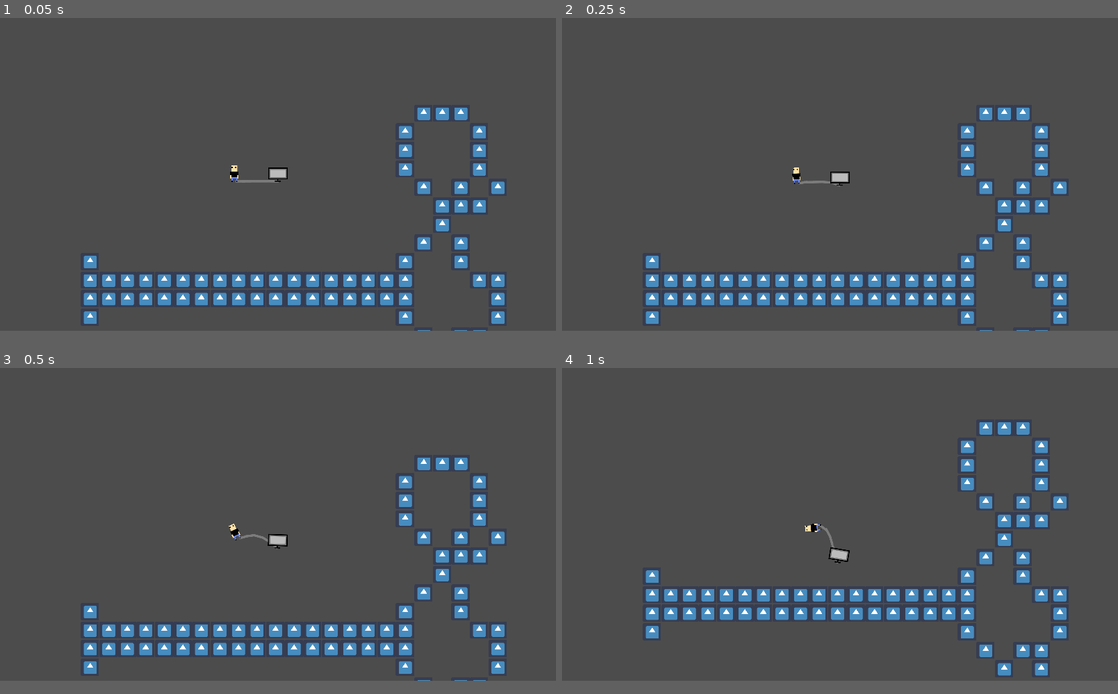
Above: before the commit, frames 1-4 (two rows, left to right).
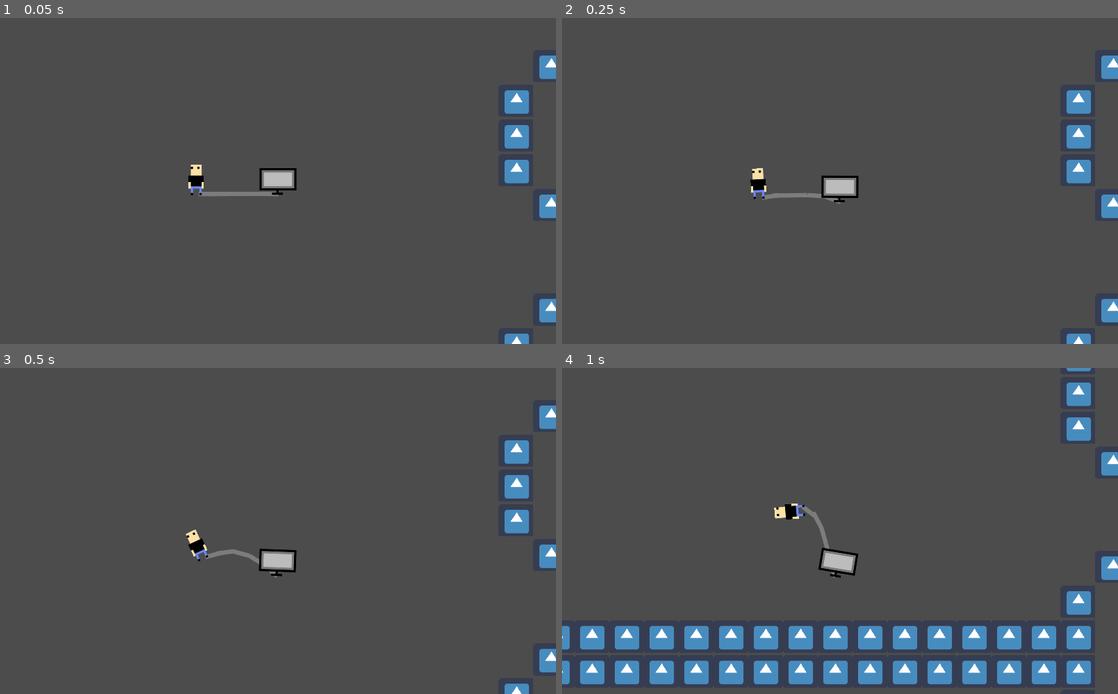
Above: after the commit, the same moments.

Repository: TheRamik/black-friday-sim
Game: Godot game, scene res://test.tscn
Two runs of this game, one before a commit and one after it. Both use one fixed random seed, a clock stepped at 60 frames per second and the inputs below. The engine's default icon, where the game draws it, is replaced by a stand-in: a white triangle on a blue panel in a dark square.
Inputs (mouse positions are in pixels of both pictures, inside the frame that each line leads up to):
- Up to frame 1 (0.05 s): no input
- Up to frame 2 (0.25 s): no input
- Up to frame 3 (0.5 s): no input
- Up to frame 4 (1 s): tap Enter at 0.5 s; move the mouse to (962, 508) at 0.52 s; hold Right mouse button (move_to_object) from 0.53 s (still down); click (962, 508) at 0.67 s
In our replay, the window is 800x450 before the commit and 800x469 after it. These sizes can differ from the game's own. Grey fills any space a smaller window leaves; there, only what the larger window draws over its background counts as a difference.

The runs differ from the first frame. In frame 1, 8.4% of the frame differs, in the area x 15-100%, y 11-100%; in frame 2, 8.5%; in frame 3, 8.6%; in frame 4, 17%, in the area x 0-100%, y 0-98%.

Commit message:
Add throw cooldown timer

Diff:
--- a/PlayerTV/PlayerTVv2.gd
+++ b/PlayerTV/PlayerTVv2.gd
@@ -10,9 +10,14 @@
 func _process(delta):
 	if $television.picked:
 		$player.position = $television/Position2D.global_position
-		$television/CanvasLayer/VectorCreator.visible = true
+		_enableVectorLauncher()
 	else:
 		$television/CanvasLayer/VectorCreator.visible = false
+
+func _enableVectorLauncher()->void:
+	if $television.colTimerStopped:
+		$television/CanvasLayer/VectorCreator.visible = true
+		$television.colTimerStopped = false
 
 
 # Called every frame. 'delta' is the elapsed time since the previous frame.
--- a/project.godot
+++ b/project.godot
@@ -20,9 +20,6 @@
 
 [display]
 
-window/size/width=1920
-window/size/height=1080
-window/size/resizable=false
 window/stretch/mode="2d"
 
 [input]
--- a/television/television.gd
+++ b/television/television.gd
@@ -2,16 +2,30 @@
 
 var picked = false
 var move = false
+var postLaunchCollision = false		#True if the tv has collided with something after being launched
+var colTimerStopped = true
+export var cooldownTime:float = 3.0
+onready var t = Timer.new()
+
+# Called when the node enters the scene tree for the first time.
+func _ready():
+	t.set_wait_time(cooldownTime)
+	t.set_one_shot(true)
+	self.add_child(t)
+	set_bounce(0.5)
+	set_friction(0.2)
+
 
 # Called every frame. 'delta' is the elapsed time since the previous frame.
 func _physics_process(delta):
 	if move == true:
 		var bodies = $Area2D.get_overlapping_bodies()
 		for body in bodies:
-			if body.name == "player" and get_node("../player").canPick == true:
+			if body.name == "player" and get_node("../player").canPick == true && colTimerStopped:
 				picked = true
 				get_node("../player").canPick = false
 				set_applied_force(Vector2())
+
 
 # Called when there is an input event.
 func _input(event):
@@ -21,13 +35,23 @@
 	if event.is_action_released("move_to_object"):
 		move = false
 
-# Called when the node enters the scene tree for the first time.
-func _ready():
-	set_bounce(0.5)
-	set_friction(0.2)
-
 func launch(force : Vector2) -> void:
+	start_collision_timer()
 	picked = false
 	move = false
+	postLaunchCollision = false
 	get_node("../player").canPick = true
 	apply_impulse(Vector2.ZERO, force * 5)
+
+func start_collision_timer() -> void:
+	colTimerStopped = false
+	t.start()
+	yield(t, "timeout")
+	colTimerStopped = true
+
+
+func _on_television_body_entered(body):
+	pass
+	# Old code to renable on collision
+#	if colTimerStopped && !postLaunchCollision:
+#		postLaunchCollision = true
--- a/television/television.tscn
+++ b/television/television.tscn
@@ -8,7 +8,10 @@
 
 [node name="television" type="RigidBody2D"]
 position = Vector2( -0.944916, 0.629959 )
+contacts_reported = 1
+contact_monitor = true
 script = ExtResource( 2 )
+cooldownTime = 2.0
 
 [node name="Sprite" type="Sprite" parent="."]
 texture = ExtResource( 1 )
@@ -26,3 +29,5 @@
 
 [node name="Position2D" type="Position2D" parent="."]
 position = Vector2( -0.495727, 14.9323 )
+
+[connection signal="body_entered" from="." to="." method="_on_television_body_entered"]
